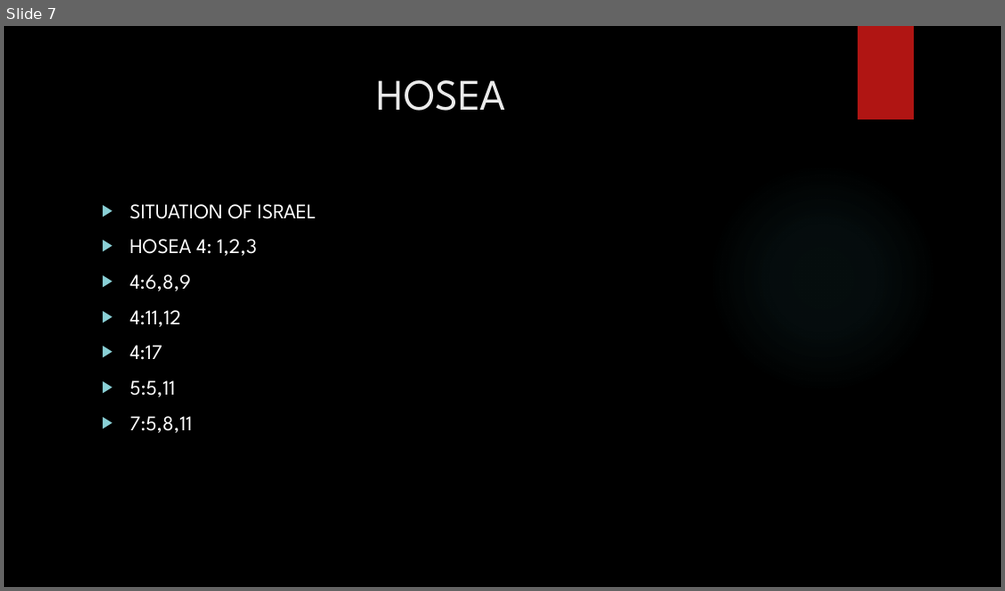
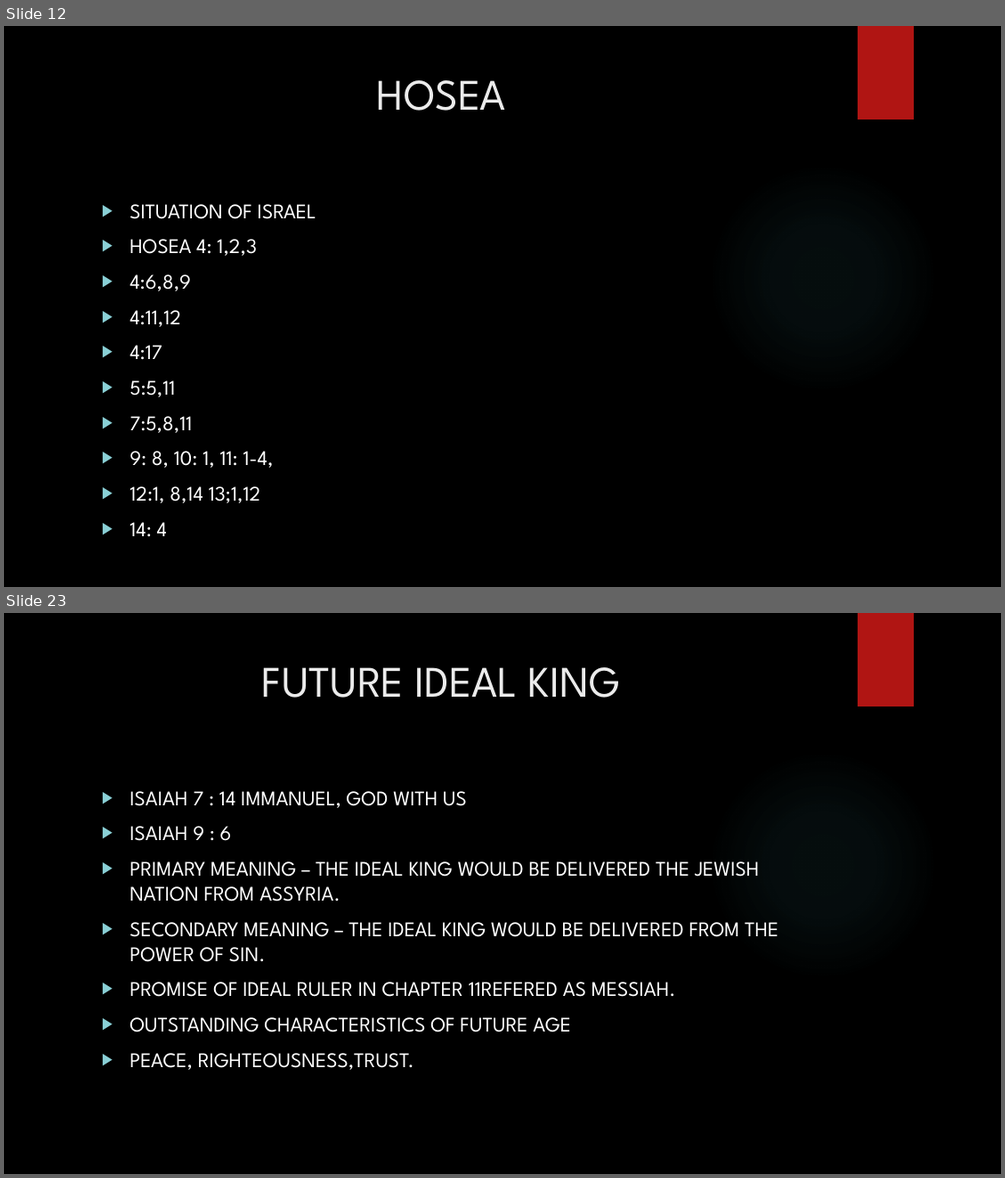
Before and after one commit to Seffin/Daddy-File, a slide deck: ZBC/THE PROPHETS.pptx. Shown one above the other, each under a label of ours: slide 7 before the commit, slides 12 and 23 after it; the slides between them are not shown. The pictures are 1005x591 and 1005x1178 pixels, drawn with LibreOffice and Linux fonts; fonts in the diff are those of the drawing; background and template pictures are left out. Boxes give left, top, right and bottom in pixels: in the first picture for what was removed or moved away, otherwise in the second. Text is boxed around its words. In the diff, an @@ line names an element or a change of style, - is before the commit and + after.

```diff
--- a/ZBC/THE PROPHETS.pptx
+++ b/ZBC/THE PROPHETS.pptx
@@ slide 23 added at <box>4,613,1001,1174</box>, background picture (left out); not listed: 2 template elements that a slide beside it also shows @@
@@ title added at <box>262,667,621,698</box>, 42 pt, text #EBEBEB @@
+FUTURE IDEAL KING
@@ text added at <box>129,791,778,1070</box>, 20 pt, text #FFFFFF @@
+▶ ISAIAH 7 : 14 IMMANUEL, GOD WITH US
+▶ ISAIAH 9 : 6
+▶ PRIMARY MEANING – THE IDEAL KING WOULD BE DELIVERED THE JEWISH NATION FROM ASSYRIA.
+▶ SECONDARY MEANING – THE IDEAL KING WOULD BE DELIVERED FROM THE POWER OF SIN.
+▶ PROMISE OF IDEAL RULER IN CHAPTER 11REFERED AS MESSIAH.
+▶ OUTSTANDING CHARACTERISTICS OF FUTURE AGE
+▶ PEACE, RIGHTEOUSNESS,TRUST.
@@ what was slide 7 is now slide 12 @@
@@ slide 12 changed as well @@
@@ text at <box>129,451,274,536</box>: paragraphs added @@
+▶ 9: 8, 10: 1, 11: 1-4,
+▶ 12:1, 8,14 13;1,12
+▶ 14: 4
```
Also in this commit, not shown: 2 other slides changed, 16 other slides added, 15 other files.
